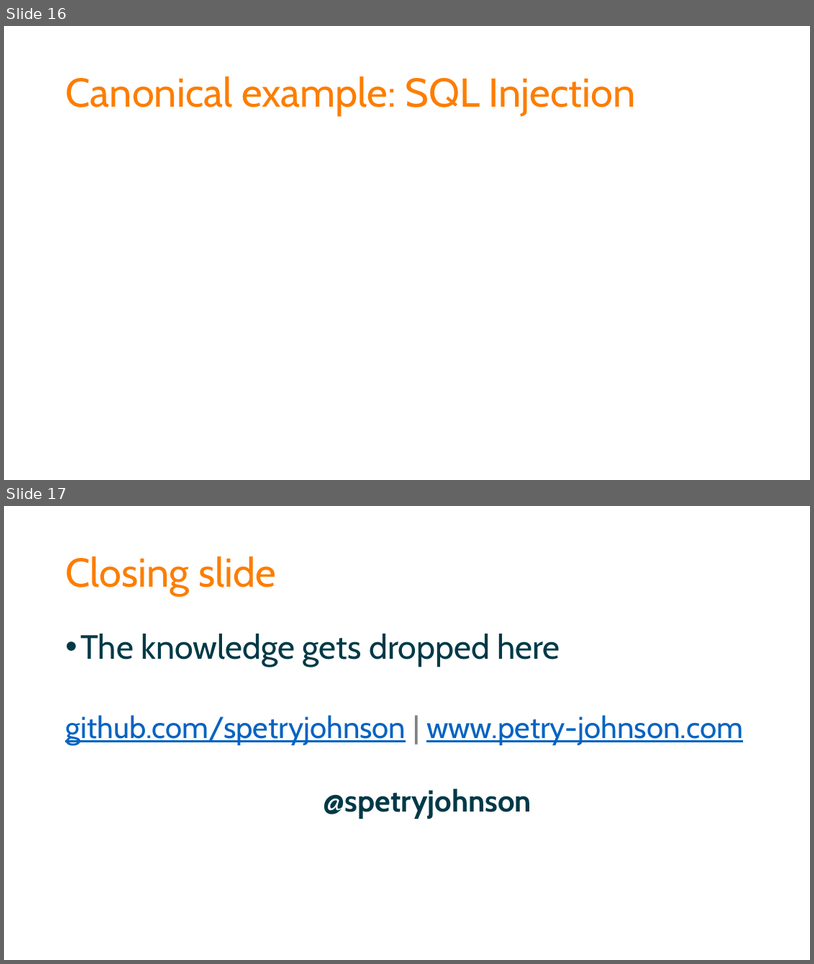
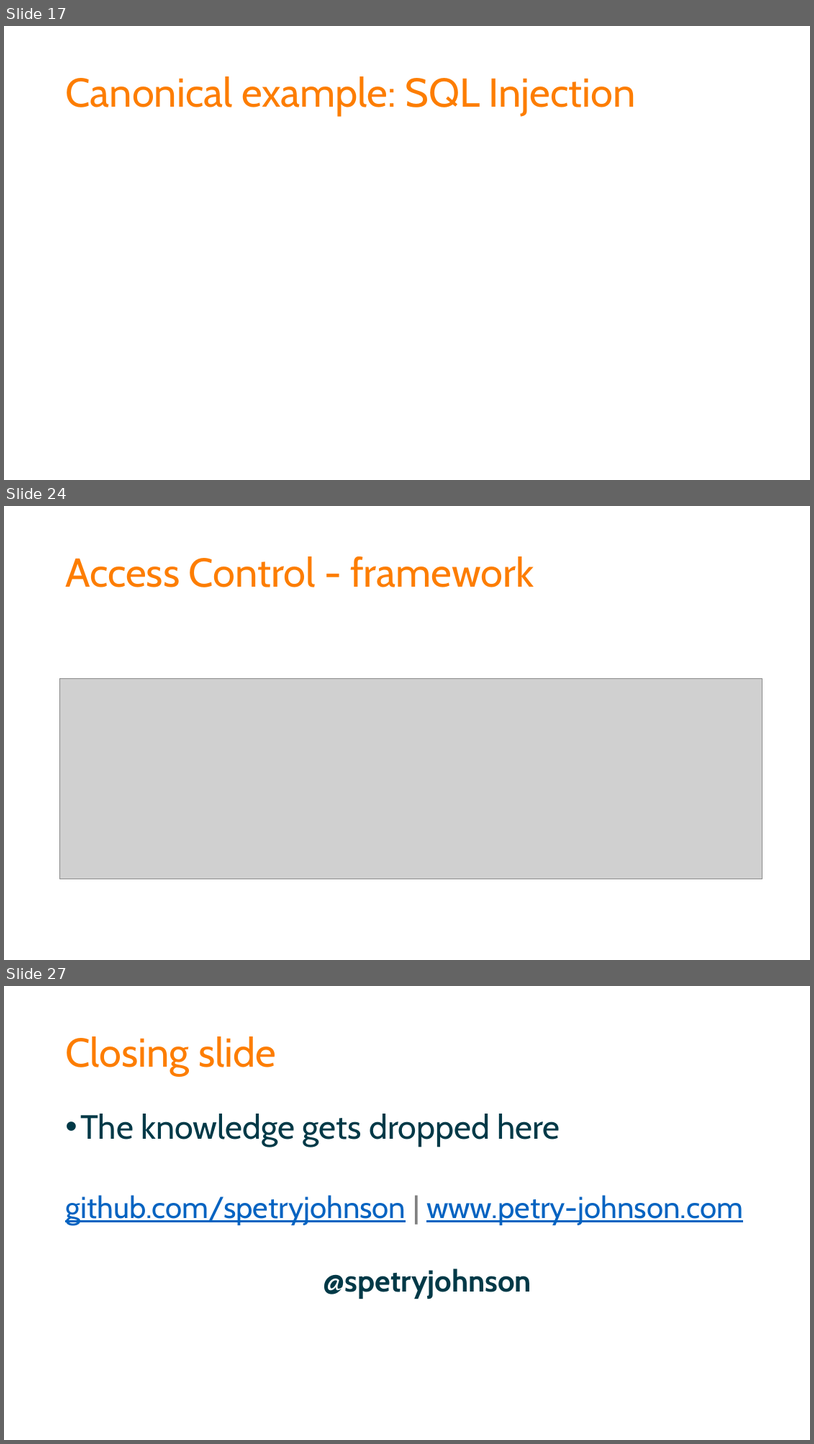
Before and after one commit to spetryjohnson/Talk---Dont-Write-Secure-Code-Design-Secure-Systems, a slide deck: Secure Systems - CodeMash 2017.pptx. Shown one above the other, each under a label of ours: slides 16 and 17 before the commit, slides 17, 24 and 27 after it; the slides between them are not shown. The pictures are 814x964 and 814x1444 pixels, drawn with LibreOffice and Linux fonts; fonts in the diff are those of the drawing; grey boxes stand for pictures. Boxes give left, top, right and bottom in pixels: in the first picture for what was removed or moved away, otherwise in the second. Text is boxed around its words. In the diff, an @@ line names an element or a change of style, - is before the commit and + after.

```diff
--- a/Secure Systems - CodeMash 2017.pptx
+++ b/Secure Systems - CodeMash 2017.pptx
@@ slide 24 added at [4, 506, 810, 960], background #FFFFFF @@
@@ title added at [65, 556, 534, 587], 48 pt, text #FD7D00 @@
+Access Control - framework
@@ picture added at [59, 678, 763, 879] @@
@@ what was slide 16 is now slide 17 @@
@@ what was slide 17 is now slide 27 @@
```
Also in this commit, not shown: 9 other slides added, 1 other file.
